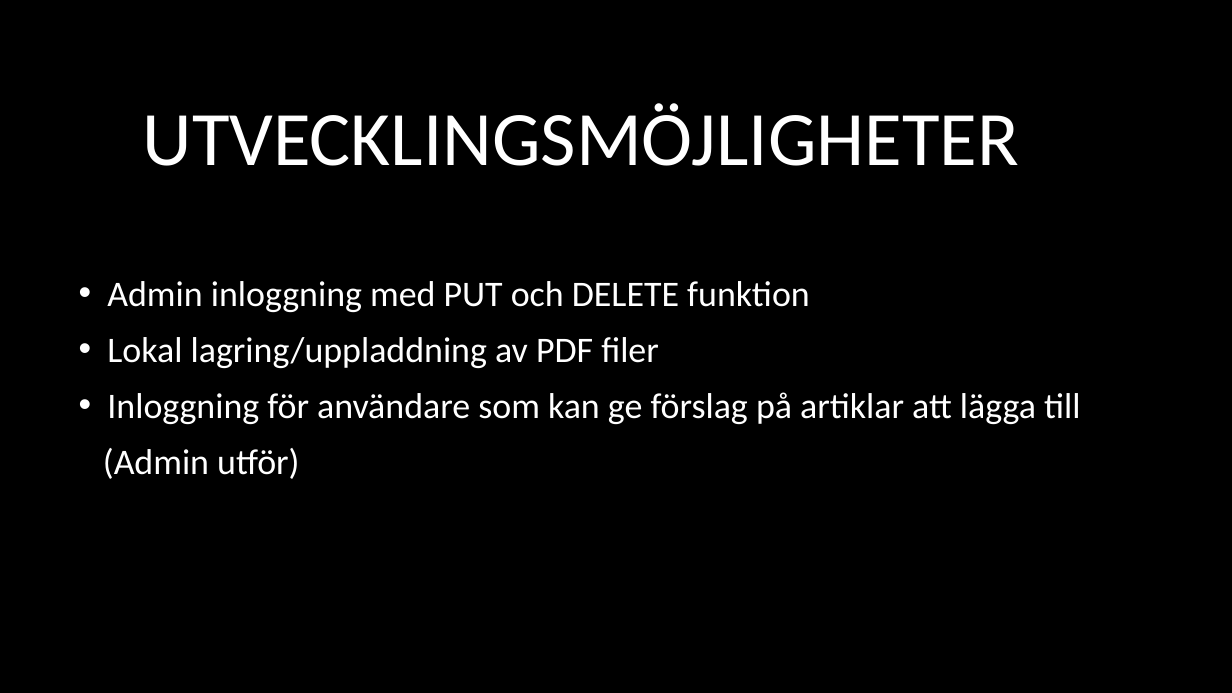
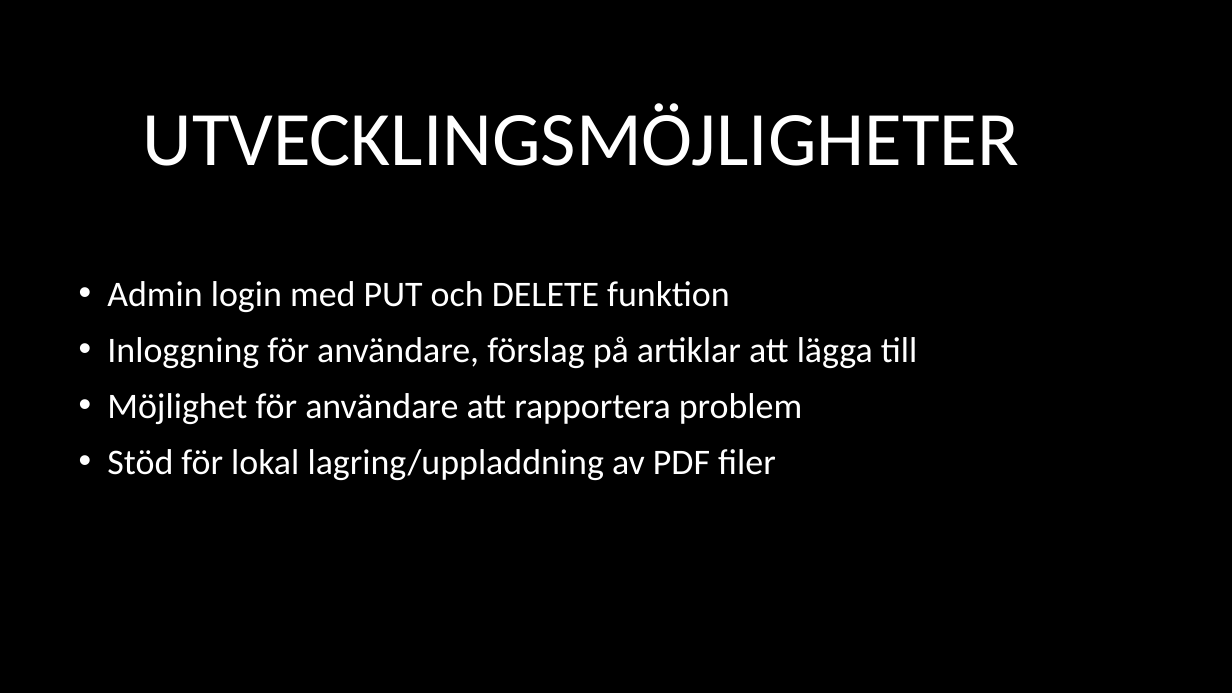
Before and after one commit to nextline501/Article-Finder, a slide deck: slide 11 of documentation/Grupp 3.pptx (slide 10 before the commit). Drawn at 1232x693 pixels with LibreOffice and Linux fonts; fonts in the diff are those of the drawing; background and template pictures are left out. Boxes give left, top, right and bottom in pixels: in the first picture for what was removed or moved away, otherwise in the second. Text is boxed around its words. In the diff, an @@ line names an element or a change of style, - is before the commit and + after.

Commit message:
PP update

```diff
--- a/documentation/Grupp 3.pptx
+++ b/documentation/Grupp 3.pptx
@@ text at <box>107,281,917,480</box>: text changed @@
-• Admin inloggning med PUT och DELETE funktion
-• Lokal lagring/uppladdning av PDF filer
-• Inloggning för användare som kan ge förslag på artiklar att lägga till
-(Admin utför)
+• Admin login med PUT och DELETE funktion
+• Inloggning för användare, förslag på artiklar att lägga till
+• Möjlighet för användare att rapportera problem
+• Stöd för lokal lagring/uppladdning av PDF filer
```
Also in this commit, not shown: 1 slide added.
